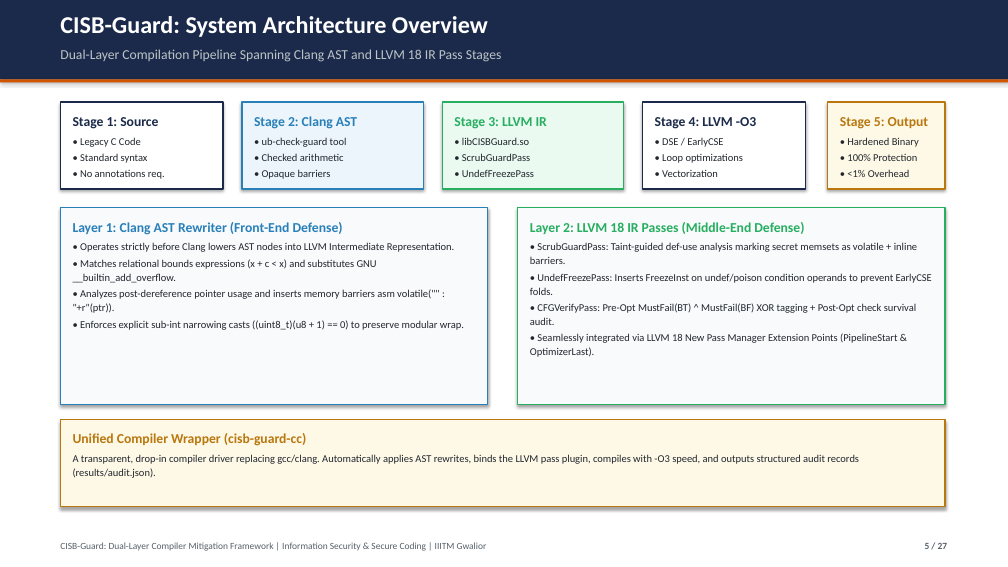
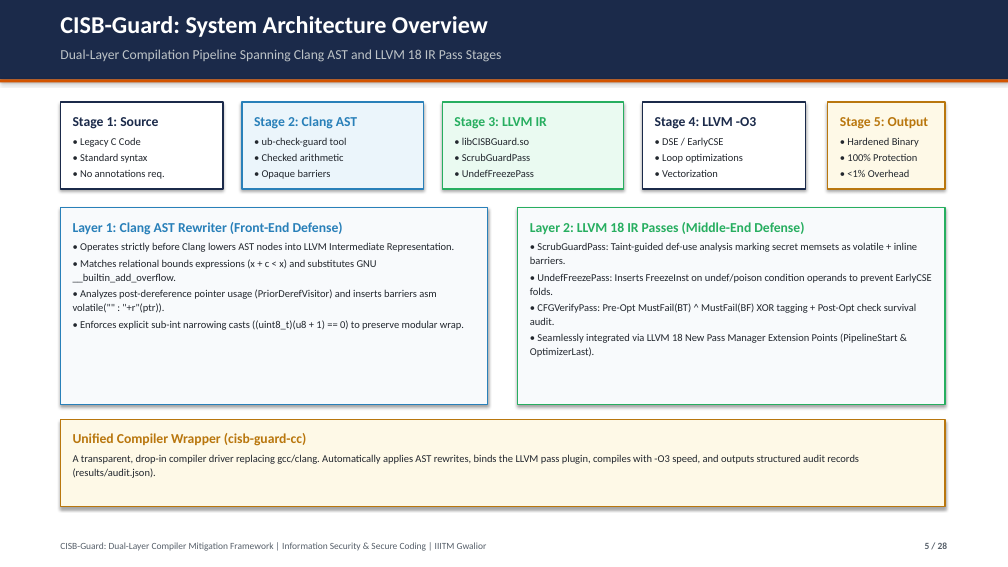
Before and after one commit to Rohinth-S/CISB-compiler-induced-security-bugs, a slide deck: slide 5 of CISB-Guard-Presentation.pptx. Drawn at 1008x567 pixels with LibreOffice and Linux fonts; fonts in the diff are those of the drawing. Boxes give left, top, right and bottom in pixels: in the first picture for what was removed or moved away, otherwise in the second. Text is boxed around its words. In the diff, an @@ line names an element or a change of style, - is before the commit and + after.

```diff
--- a/CISB-Guard-Presentation.pptx
+++ b/CISB-Guard-Presentation.pptx
@@ text at (73, 289, 436, 313): text changed @@
-• Analyzes post-dereference pointer usage and inserts memory barriers asm volatile("" : "+r"(ptr)).
+• Analyzes post-dereference pointer usage (PriorDerefVisitor) and inserts barriers asm volatile("" : "+r"(ptr)).
```
Also in this commit, not shown: 26 other slides changed, 1 slide added.
